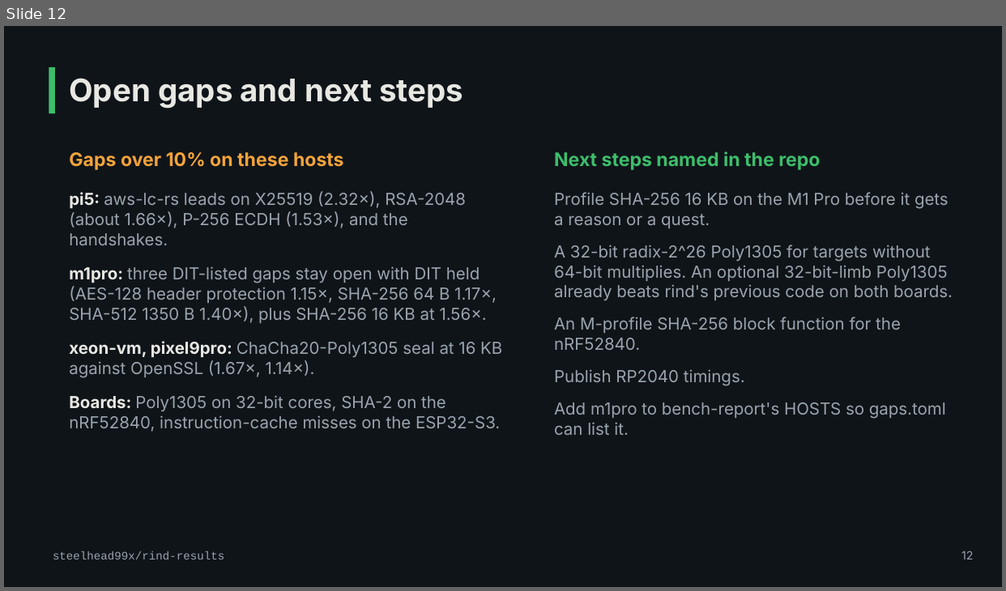
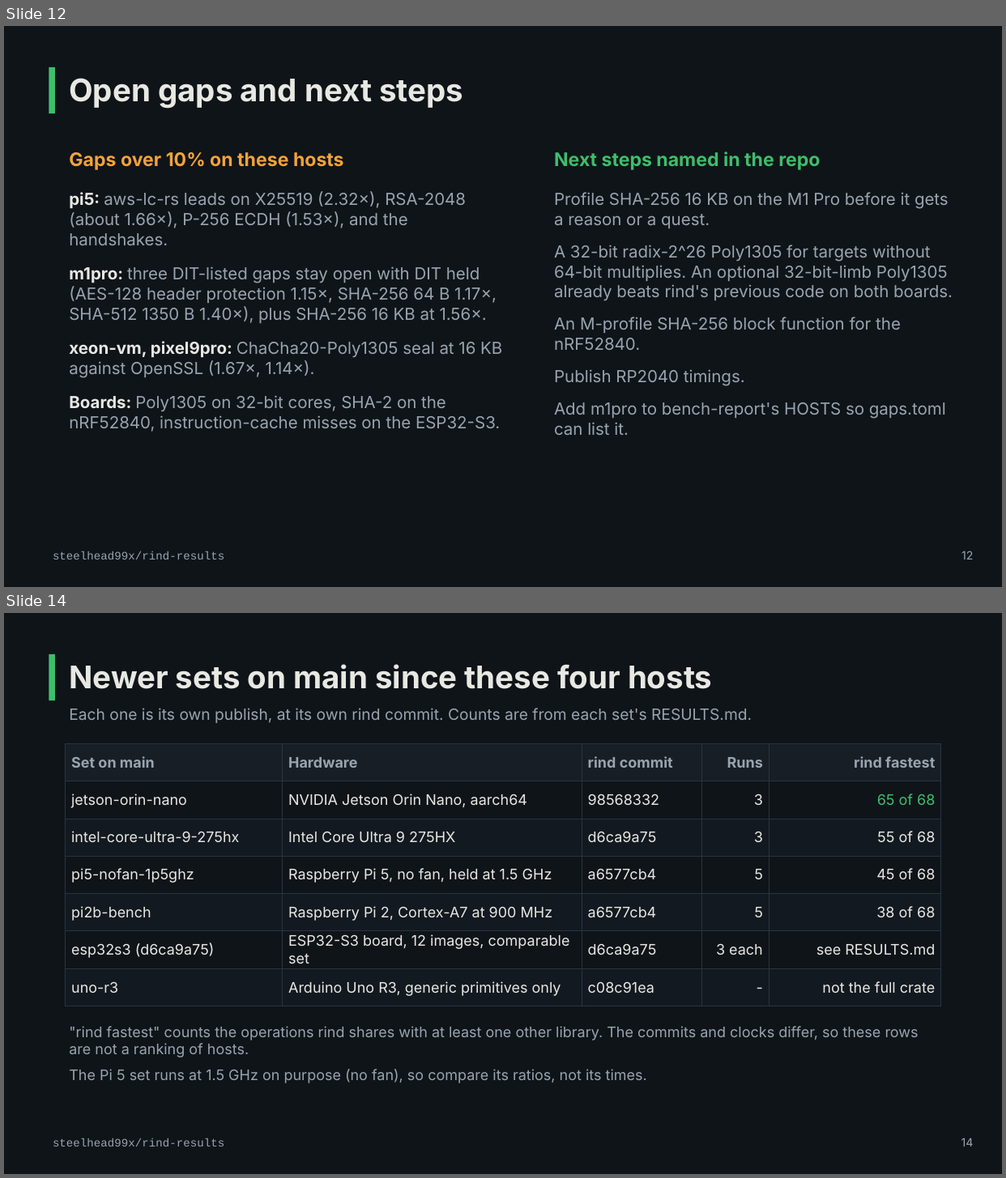
Before and after one commit to steelhead99x/rind-results, a slide deck: presentations/rind-benchmarks/rind-results-deck.pptx. Shown one above the other, each under a label of ours: slide 12 before the commit, slides 12 and 14 after it; the slides between them are not shown. The pictures are 1006x591 and 1006x1178 pixels, drawn with LibreOffice and Linux fonts; fonts in the diff are those of the drawing. Boxes give left, top, right and bottom in pixels: in the first picture for what was removed or moved away, otherwise in the second. Text is boxed around its words. In the diff, an @@ line names an element or a change of style, - is before the commit and + after.

```diff
--- a/presentations/rind-benchmarks/rind-results-deck.pptx
+++ b/presentations/rind-benchmarks/rind-results-deck.pptx
@@ slide 14 added at (4,613,1002,1174), background #0F1419 @@
@@ rectangle added at (49,654,55,700), fill #3DBE6B @@
@@ text added at (69,664,712,689), 30 pt, text #E8E8E3, bold @@
+Newer sets on main since these four hosts
@@ text added at (69,708,752,723), 15 pt, text #9AA4AE @@
+Each one is its own publish, at its own rind commit. Counts are from each set's RESULTS.md.
@@ table added at (66,744,941,1006), 7 rows, 5 columns @@
+Set on main | Hardware | rind commit | Runs | rind fastest
+jetson-orin-nano | NVIDIA Jetson Orin Nano, aarch64 | 98568332 | 3 | 65 of 68
+intel-core-ultra-9-275hx | Intel Core Ultra 9 275HX | d6ca9a75 | 3 | 55 of 68
+pi5-nofan-1p5ghz | Raspberry Pi 5, no fan, held at 1.5 GHz | a6577cb4 | 5 | 45 of 68
+pi2b-bench | Raspberry Pi 2, Cortex-A7 at 900 MHz | a6577cb4 | 5 | 38 of 68
+esp32s3 (d6ca9a75) | ESP32-S3 board, 12 images, comparable set | d6ca9a75 | 3 each | see RESULTS.md
+uno-r3 | Arduino Uno R3, generic primitives only | c08c91ea | - | not the full crate
@@ text added at (69,1026,918,1084), 14 pt, text #9AA4AE @@
+"rind fastest" counts the operations rind shares with at least one other library. The commits and clocks differ, so these rows are not a ranking of hosts.
+The Pi 5 set runs at 1.5 GHz on purpose (no fan), so compare its ratios, not its times.
@@ text added at (53,1139,224,1147), 11 pt, text #9AA4AE @@
+steelhead99x/rind-results
@@ text added at (961,1139,974,1147), 11 pt, text #9AA4AE @@
+14
```
Also in this commit, not shown: 1 slide changed, 1 other slide added, 6 other files.
